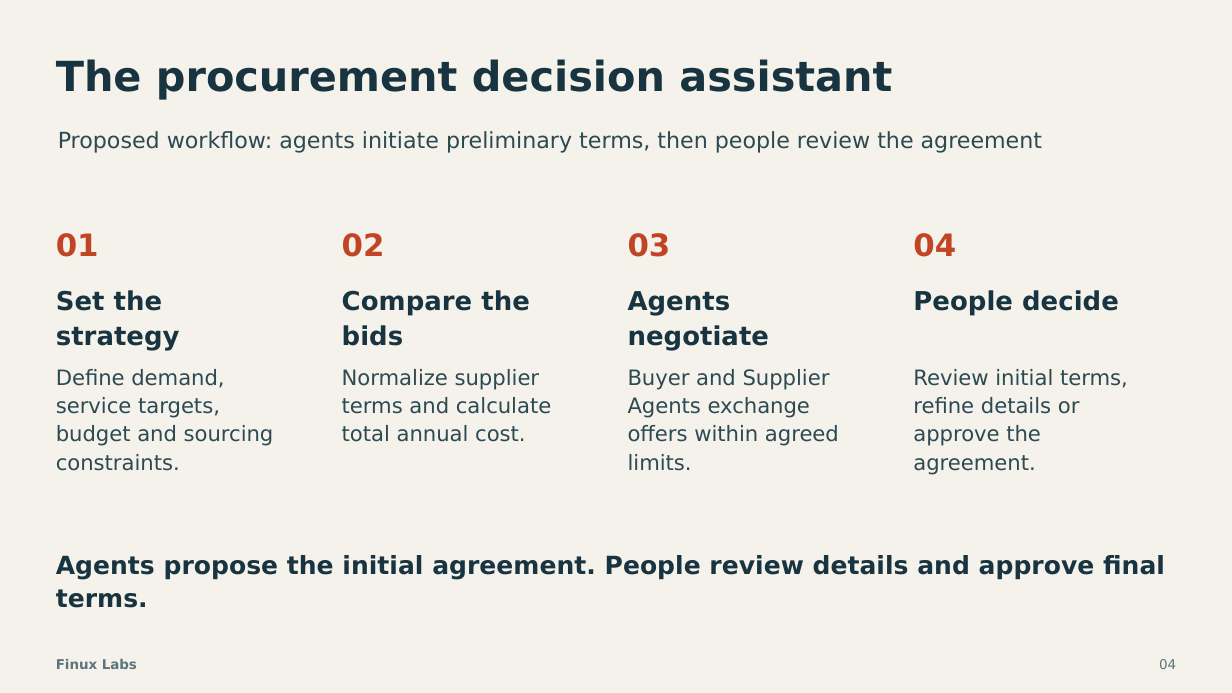
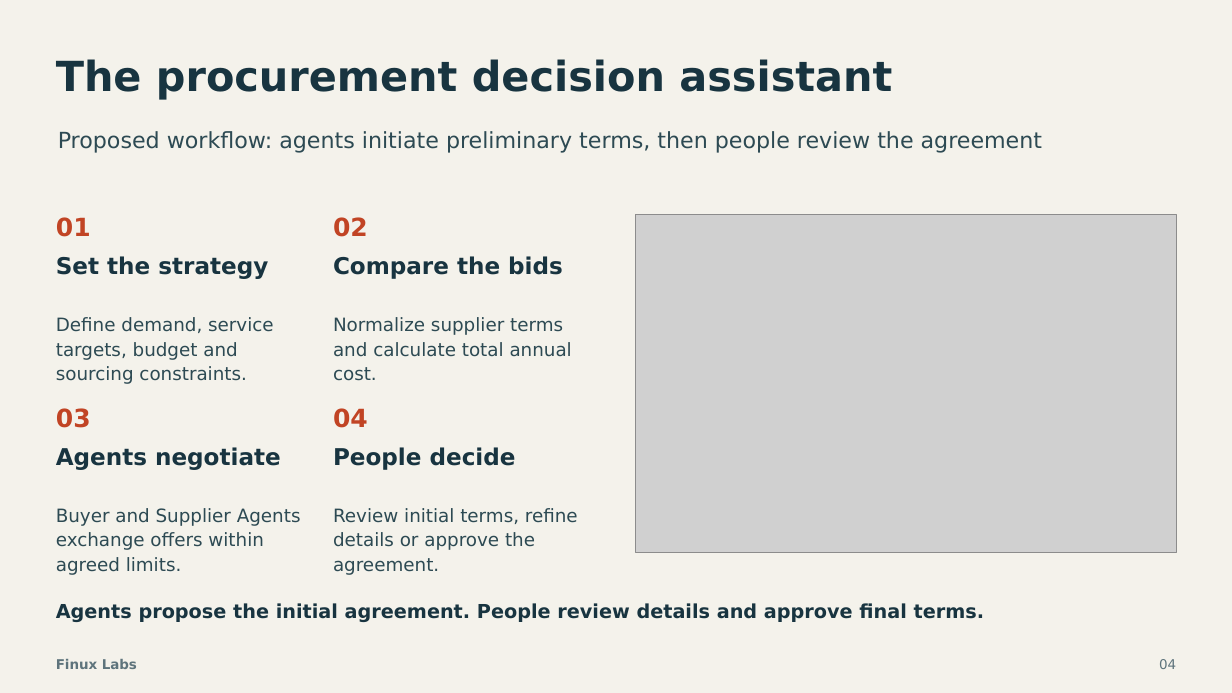
Before and after one commit to finuxlabs/FinuxLabs.github.io, a slide deck: slide 4 of docs/publish/pitch-agentic-procurement/Finux-Labs-Procurement-AI-Pitch-15-Slides.pptx. Drawn at 1232x693 pixels with LibreOffice and Linux fonts; fonts in the diff are those of the drawing; grey boxes stand for pictures. Boxes give left, top, right and bottom in pixels: in the first picture for what was removed or moved away, otherwise in the second. Text is boxed around its words. In the diff, an @@ line names an element or a change of style, - is before the commit and + after.

```diff
--- a/docs/publish/pitch-agentic-procurement/Finux-Labs-Procurement-AI-Pitch-15-Slides.pptx
+++ b/docs/publish/pitch-agentic-procurement/Finux-Labs-Procurement-AI-Pitch-15-Slides.pptx
@@ text "01": place and size @@
-text "01" at bbox=[56, 233, 99, 257]
+text "01" at bbox=[56, 217, 91, 237]
@@ text "02": place and size @@
-text "02" at bbox=[342, 233, 385, 257]
+text "02" at bbox=[333, 217, 368, 237]
@@ picture added at bbox=[636, 214, 1177, 553] @@
@@ text "Set the strategy": place and size @@
-text "Set the strategy" at bbox=[56, 290, 180, 351]
+text "Set the strategy" at bbox=[56, 256, 268, 279]
@@ text "Compare the bids": place and size @@
-text "Compare the bids" at bbox=[342, 290, 530, 346]
+text "Compare the bids" at bbox=[333, 256, 563, 279]
@@ text "Define demand, service targets, budget ...": place and size @@
-text "Define demand, service targets, budget ..." at bbox=[56, 369, 274, 471]
+text "Define demand, service targets, budget ..." at bbox=[56, 317, 274, 384]
@@ text "Normalize supplier terms and calculate ...": place and size @@
-text "Normalize supplier terms and calculate ..." at bbox=[342, 369, 551, 442]
+text "Normalize supplier terms and calculate ..." at bbox=[333, 317, 572, 381]
@@ text "03": place and size @@
-text "03" at bbox=[628, 233, 671, 257]
+text "03" at bbox=[56, 408, 91, 428]
@@ size 24 to 19.5 pt in 4 elements at bbox=[333, 217, 368, 237], bbox=[56, 217, 91, 237], bbox=[56, 408, 91, 428], bbox=[333, 408, 368, 428] @@
@@ text "04": place and size @@
-text "04" at bbox=[913, 233, 956, 257]
+text "04" at bbox=[333, 408, 368, 428]
@@ text "Agents negotiate": place and size @@
-text "Agents negotiate" at bbox=[628, 291, 769, 351]
+text "Agents negotiate" at bbox=[56, 447, 281, 470]
@@ size 20.2 to 18 pt in 4 elements at bbox=[333, 256, 563, 279], bbox=[56, 256, 268, 279], bbox=[56, 447, 281, 470], bbox=[333, 447, 516, 470] @@
@@ text "People decide": place and size @@
-text "People decide" at bbox=[913, 290, 1119, 316]
+text "People decide" at bbox=[333, 447, 516, 470]
@@ text "Buyer and Supplier Agents exchange ...": place and size @@
-text "Buyer and Supplier Agents exchange ..." at bbox=[628, 369, 839, 471]
+text "Buyer and Supplier Agents exchange ..." at bbox=[56, 508, 301, 575]
@@ size 16.5 to 14.2 pt in 4 elements at bbox=[333, 317, 572, 381], bbox=[56, 317, 274, 384], bbox=[56, 508, 301, 575], bbox=[333, 508, 578, 575] @@
@@ text "Review initial terms, refine details ...": place and size @@
-text "Review initial terms, refine details ..." at bbox=[913, 369, 1128, 475]
+text "Review initial terms, refine details ..." at bbox=[333, 508, 578, 575]
@@ text "Agents propose the initial agreement. ...": place and size @@
-text "Agents propose the initial agreement. ..." at bbox=[56, 555, 1165, 608]
+text "Agents propose the initial agreement. ..." at bbox=[56, 603, 985, 622]
@@ text "Agents propose the initial agreement. ..." at bbox=[56, 603, 985, 622]: size 19.5 to 15 pt @@
```
Also in this commit, not shown: 10 other slides changed, 6 other files.
